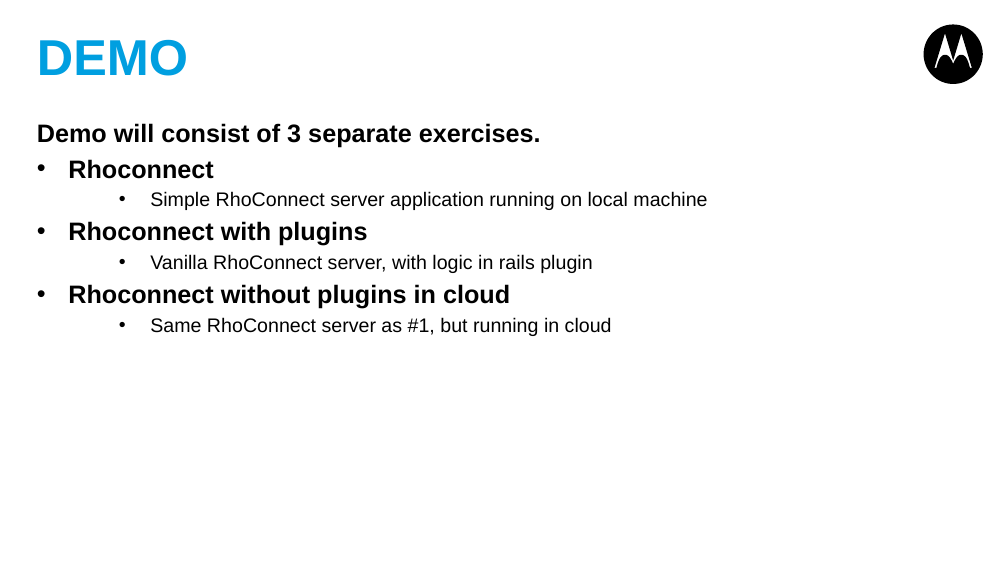
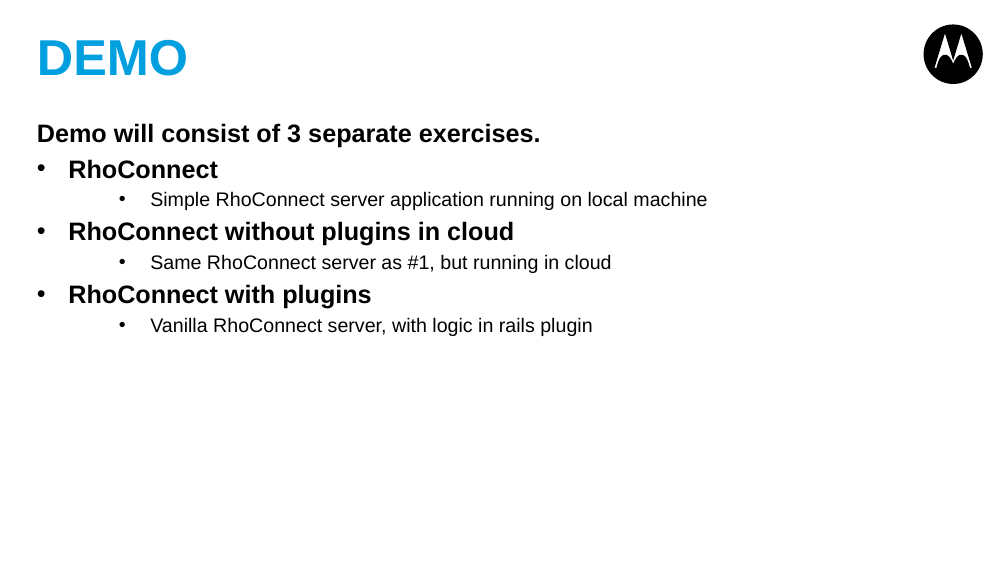
Before and after one commit to shurab/Rhoconnect-Demo, a slide deck: slide 7 of Rhoconnect-appforum.pptx. Drawn at 1008x567 pixels with LibreOffice and Linux fonts; fonts in the diff are those of the drawing. Boxes give left, top, right and bottom in pixels: in the first picture for what was removed or moved away, otherwise in the second. Text is boxed around its words. In the diff, an @@ line names an element or a change of style, - is before the commit and + after.

```diff
--- a/Rhoconnect-appforum.pptx
+++ b/Rhoconnect-appforum.pptx
@@ text at [68,159,218,179]: text changed @@
-• Rhoconnect
+• RhoConnect
@@ text at [68,221,612,309]: text changed @@
-• Rhoconnect with plugins
+• RhoConnect without plugins in cloud
+  • Same RhoConnect server as #1, but running in cloud
+• RhoConnect with plugins
@@ text at [68,284,612,336]: paragraphs removed @@
-• Rhoconnect without plugins in cloud
-  • Same RhoConnect server as #1, but running in cloud
```
Also in this commit, not shown: 10 other slides changed, 2 slides added, 1 slide removed.
